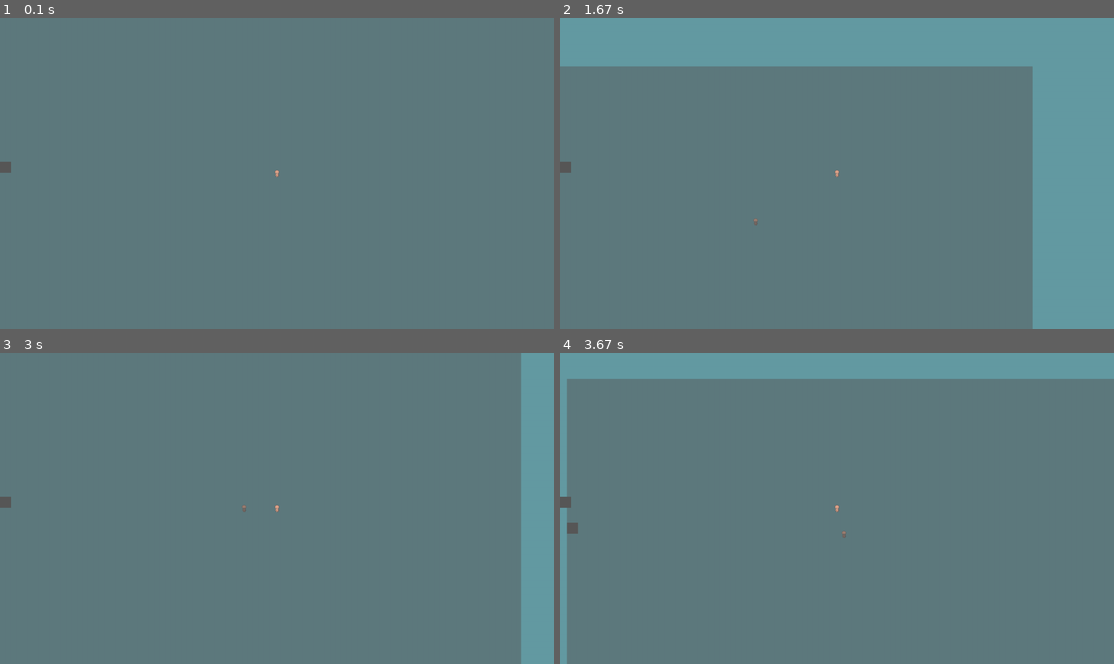
Above: before the commit, frames 1-4 (two rows, left to right).
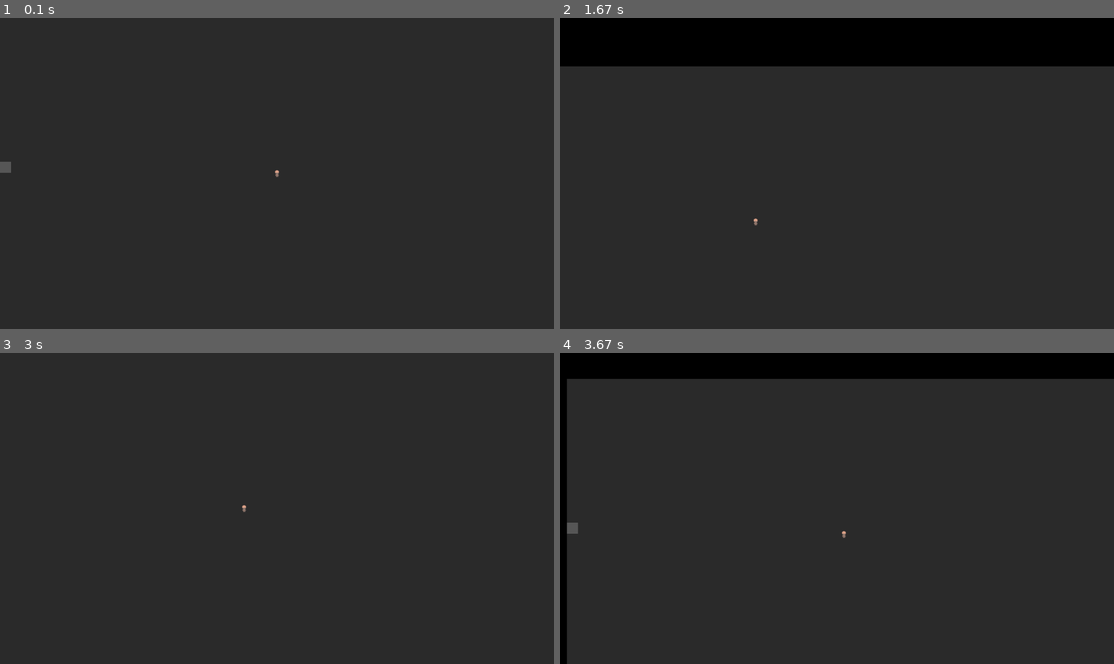
Above: after the commit, the same moments.

Repository: Shelbyen/PyGame_Game
Game: pygame game, started from main.py
Same seed, same stepped clock (60 frames per second), same inputs: the game is played once before the commit and once after it.
Inputs:
- Up to frame 1 (0.1 s): no input
- Up to frame 2 (1.67 s): hold D 0.33-0.8 s; hold W 0.83-1.3 s; hold D from 1.33 s (still down)
- Up to frame 3 (3 s): release D at 1.8 s; hold A 1.83-2.37 s; hold S 2.4-2.87 s; hold A from 2.9 s (still down)
- Up to frame 4 (3.67 s): release A at 3.37 s; hold W from 3.4 s (still down)

The runs differ from the first frame. In frame 1, 100% of the frame differs, in the area x 0-100%, y 0-100%; in frame 2, 100%; in frame 3, 100%; in frame 4, 100%.

Commit message:
Remove all sprites replace camera group

Diff:
--- a/config.py
+++ b/config.py
@@ -14,3 +14,4 @@
 FPS = 60
 
 BLACK = (0, 0, 0)
+WHITE = (255, 255, 255)
--- a/data/core/camera.py
+++ b/data/core/camera.py
@@ -1,13 +1,20 @@
-import pygame
+from pygame import SRCALPHA, Surface, Rect, K_q, K_e, K_a, K_d, K_w, K_s
+from pygame.display import get_surface
+from pygame.key import get_pressed
+from pygame.math import Vector2
+from pygame.sprite import Group
+from pygame.transform import scale
+
+from config import SCREEN_WIDTH, SCREEN_HEIGHT
 
 
-class CameraGroup(pygame.sprite.Group):
+class CameraGroup(Group):
     def __init__(self):
         super().__init__()
-        self.display_surface = pygame.display.get_surface()
+        self.display_surface = get_surface()
 
         # camera offset
-        self.offset = pygame.math.Vector2()
+        self.offset = Vector2()
         self.half_w = self.display_surface.get_size()[0] // 2
         self.half_h = self.display_surface.get_size()[1] // 2
 
@@ -17,7 +24,7 @@
         t = self.camera_borders['top']
         w = self.display_surface.get_size()[0] - (self.camera_borders['left'] + self.camera_borders['right'])
         h = self.display_surface.get_size()[1] - (self.camera_borders['top'] + self.camera_borders['bottom'])
-        self.camera_rect = pygame.Rect(l, t, w, h)
+        self.camera_rect = Rect(l, t, w, h)
 
         # camera speed
         self.keyboard_speed = 5
@@ -25,44 +32,43 @@
 
         # zoom
         self.zoom_scale = 1
-        self.internal_surf_size = (2500, 2500)
-        self.internal_surf = pygame.Surface(self.internal_surf_size, pygame.SRCALPHA)
+        self.internal_surf_size = (SCREEN_WIDTH, SCREEN_HEIGHT)
+        self.internal_surf = Surface(self.internal_surf_size, SRCALPHA)
         self.internal_rect = self.internal_surf.get_rect(center=(self.half_w, self.half_h))
-        self.internal_surface_size_vector = pygame.math.Vector2(self.internal_surf_size)
-        self.internal_offset = pygame.math.Vector2()
+        self.internal_surface_size_vector = Vector2(self.internal_surf_size)
+        self.internal_offset = Vector2()
         self.internal_offset.x = self.internal_surf_size[0] // 2 - self.half_w
         self.internal_offset.y = self.internal_surf_size[1] // 2 - self.half_h
 
     def keyboard_control(self):
-        keys = pygame.key.get_pressed()
-        if keys[pygame.K_a]: self.camera_rect.x -= self.keyboard_speed
-        if keys[pygame.K_d]: self.camera_rect.x += self.keyboard_speed
-        if keys[pygame.K_w]: self.camera_rect.y -= self.keyboard_speed
-        if keys[pygame.K_s]: self.camera_rect.y += self.keyboard_speed
+        keys = get_pressed()
+        if keys[K_a]: self.camera_rect.x -= self.keyboard_speed
+        if keys[K_d]: self.camera_rect.x += self.keyboard_speed
+        if keys[K_w]: self.camera_rect.y -= self.keyboard_speed
+        if keys[K_s]: self.camera_rect.y += self.keyboard_speed
 
         self.offset.x = self.camera_rect.left - self.camera_borders['left']
         self.offset.y = self.camera_rect.top - self.camera_borders['top']
 
     def zoom_keyboard_control(self):
-        keys = pygame.key.get_pressed()
-        if keys[pygame.K_q]:
+        keys = get_pressed()
+        if keys[K_q]:
             self.zoom_scale += 0.1
-        if keys[pygame.K_e]:
+        if keys[K_e]:
             self.zoom_scale -= 0.1
 
     def custom_draw(self):
-
         self.keyboard_control()
         self.zoom_keyboard_control()
 
-        self.internal_surf.fill('#71ddee')
+        self.internal_surf.fill('#000000')
 
         # active elements
         for sprite in sorted(self.sprites(), key=lambda sprite: sprite.rect.centery):
             offset_pos = sprite.rect.topleft - self.offset + self.internal_offset
             self.internal_surf.blit(sprite.image, offset_pos)
 
-        scaled_surf = pygame.transform.scale(self.internal_surf, self.internal_surface_size_vector * self.zoom_scale)
+        scaled_surf = scale(self.internal_surf, tuple(map(int, (self.internal_surface_size_vector * self.zoom_scale))))
         scaled_rect = scaled_surf.get_rect(center=(self.half_w, self.half_h))
 
         self.display_surface.blit(scaled_surf, scaled_rect)
--- a/data/core/game.py
+++ b/data/core/game.py
@@ -12,33 +12,32 @@
     def __init__(self, app):
         self.app = app
 
-        self.all_sprites = Group()
+        self.camera_group = CameraGroup()
         self.bullets = Group()
+        self.walls = Group()
 
         self.textures = InitTextures()
 
-        self.camera_group = CameraGroup()
-
-        self.map = Map(self, self.camera_group)
+        self.map = Map(self)
         self.map.draw()
 
-        self.player = Player(self, self.camera_group)
-        self.props = Props(self.app)
+        self.player = Player(self)
+        self.props = Props(self)
 
     def draw(self):
-        self.all_sprites.draw(self.app.screen)
+        self.camera_group.custom_draw()
+
 
     def update(self):
         self.props.update()
-
-        self.camera_group.update()
-        self.camera_group.custom_draw()
 
         for event in self.app.events:
             if event.type == MOUSEWHEEL:
                 self.camera_group.zoom_scale += event.y * 0.03
 
-        self.all_sprites.update()
+
+        self.camera_group.update()
+
 
     def run(self):
         self.update()
--- a/data/core/game_object.py
+++ b/data/core/game_object.py
@@ -8,30 +8,30 @@
 
 
 class Props:
-    def __init__(self, app):
-        self.app = app
+    def __init__(self, game):
+        self.game = game
         self.types = [Bots]
         self.type = self.types[0]
 
     def update(self):
-        for event in self.app.events:
+        for event in self.game.app.events:
             if event.type == MOUSEBUTTONDOWN:
                 if event.button == 1:
-                    self.type(self.app, event.pos)
+                    self.type(self.game, event.pos)
         # mouse_position = get_pos()
         # if self.type == "House":
         #     House(self.app, mouse_position)
 
 
 class Object(Sprite):
-    def __init__(self, app):
-        self.app = app
-        super().__init__(self.app.game.all_sprites)
+    def __init__(self, game):
+        self.game = game
+        super().__init__(self.game.camera_group)
 
 
 class Bots(Object):
-    def __init__(self, app, pos):
-        super(Bots, self).__init__(app)
+    def __init__(self, game, pos):
+        super(Bots, self).__init__(game)
         self.position = pos
         self.image = load(join(img_dir, "bot.png")).convert_alpha()
         self.rect = self.image.get_rect(center=self.position)
@@ -44,7 +44,7 @@
         new_pos = self.mouse_positions[0]
 
         for pos in self.mouse_positions:
-            circle(self.app.screen, (0, 255, 255), (pos[0], pos[1]), 5)
+            circle(self.game.screen, (0, 255, 255), (pos[0], pos[1]), 5)
 
         if new_pos[0] // 10 < self.rect.centerx // 10: self.speed_x = -self.speed
         elif new_pos[0] // 10 > self.rect.centerx // 10: self.speed_x = self.speed
@@ -56,14 +56,14 @@
             self.mouse_positions.pop(0)
 
     def choice(self):
-        circle(self.app.screen, (255, 255, 255), (self.rect.centerx, self.rect.centery), 18, 16)
+        circle(self.game.screen, (255, 255, 255), (self.rect.centerx, self.rect.centery), 18, 16)
 
     def update(self):
         mouse_position = get_pos()
 
         self.speed_x, self.speed_y = 0, 0
 
-        for event in self.app.events:
+        for event in self.game.game.events:
             if event.type == MOUSEBUTTONDOWN:
                 if event.button == 3:
                     if self.rect.collidepoint(mouse_position):
--- a/data/core/generation_map.py
+++ b/data/core/generation_map.py
@@ -1,6 +1,7 @@
 from typing import Any
 
 import numpy as np
+from pygame.display import get_surface
 from pygame.sprite import Sprite
 from scipy.ndimage.interpolation import zoom
 
@@ -8,15 +9,16 @@
 
 
 class Platform(Sprite):
-    def __init__(self, game, position, image, group):
+    def __init__(self, game, position, image, group=[]):
         self.game = game
-        super(Platform, self).__init__(self.game.all_sprites, group)
+        super(Platform, self).__init__(self.game.camera_group, *group)
         self.image = image
         self.rect = self.image.get_rect(topleft=position)
 
     def update(self, *args: Any, **kwargs: Any) -> None:
-        if not self.game.app.screen.get_rect().colliderect(self.rect):
-            self.kill()
+        if not get_surface().get_rect().colliderect(self.rect):
+            # Вне прогрузки
+            pass
 
 
 class Wall(Platform):
@@ -26,17 +28,16 @@
 
 
 class Floor(Platform):
-    def __init__(self, game, position, group):
+    def __init__(self, game, position):
         self.game = game
-        super(Floor, self).__init__(self.game, position, self.game.textures.floor, group)
+        super(Floor, self).__init__(self.game, position, self.game.textures.floor)
 
 
 class Map:
-    def __init__(self, game, camera_group):
+    def __init__(self, game):
         self.game = game
         self.level = None
         self.generate_level()
-        self.camera_group = camera_group
 
     def generate_level(self):
         self.level = np.random.uniform(size=(15, 15))
@@ -49,9 +50,9 @@
         for row in self.level:  # вся строка
             for col in row:  # каждый символ
                 if col == "Floor":
-                    Floor(game=self.game, position=(x, y), group=self.camera_group)
+                    Floor(game=self.game, position=(x, y))
                 elif col == 'Wall':
-                    Wall(game=self.game, position=(x, y), group=self.camera_group)
+                    Wall(game=self.game, position=(x, y), group=self.game.walls)
 
                 x += TILE  # блоки платформы ставятся на ширине блоков
             y += TILE  # то же самое и с высотой
--- a/data/core/player.py
+++ b/data/core/player.py
@@ -8,9 +8,9 @@
 
 
 class Player(Sprite):
-    def __init__(self, game, group):
+    def __init__(self, game):
         self.game = game
-        super().__init__(self.game.all_sprites, group)
+        super().__init__(self.game.camera_group)
         self.image = load(join(img_dir, "char free", "player.png")).convert_alpha()
         self.rect = self.image.get_rect(center=(SCREEN_WIDTH / 2, SCREEN_HEIGHT / 2))
 
--- a/data/core/weapon.py
+++ b/data/core/weapon.py
@@ -1,6 +1,7 @@
 from math import hypot, degrees, atan2
 
 from pygame import Surface, K_e, K_q, K_DOWN, K_UP
+from pygame.display import get_surface
 from pygame.key import get_pressed
 from pygame.mouse import get_pos
 from pygame.sprite import Sprite
@@ -10,7 +11,7 @@
 class Bullet(Sprite):
     def __init__(self, game, pos):
         self.game = game
-        super(Bullet, self).__init__(self.game.all_sprites, self.game.bullets)
+        super(Bullet, self).__init__(self.game.camera_group, self.game.bullets)
 
         self.pos = pos
         mx, my = get_pos()
@@ -40,5 +41,5 @@
                     self.pos[1] + self.dir[1] * self.speed)
         self.rect = self.image.get_rect(center=self.pos)
 
-        if not self.game.app.screen.get_rect().colliderect(self.rect):
+        if not get_surface().get_rect().colliderect(self.rect):
             self.kill()
Renamed: data/Poisk puti/dijkstra.py -> data/Path_find/dijkstra.py
